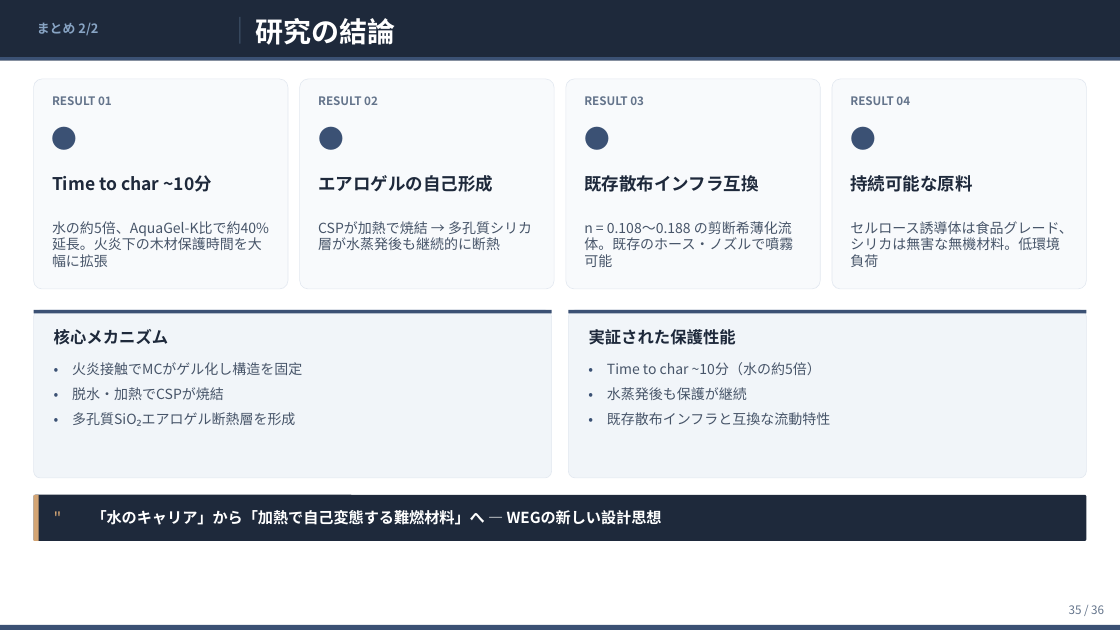
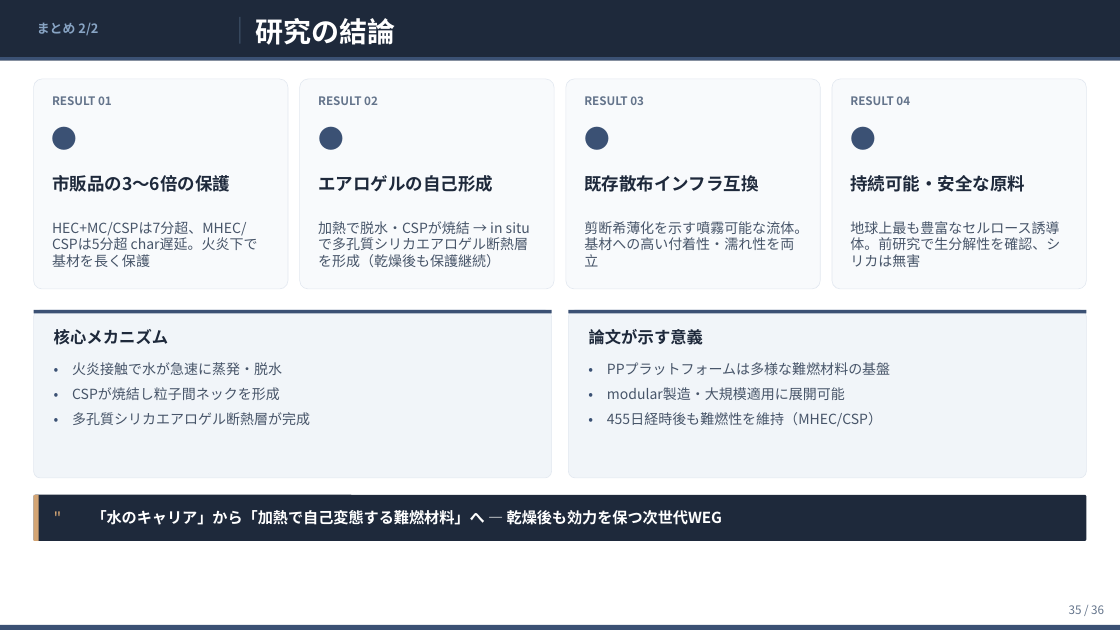
Before and after one commit to ytaisei0525-design/my-first-claude, a slide deck: slide 35 of slides.pptx. Drawn at 1120x630 pixels with LibreOffice and Linux fonts; fonts in the diff are those of the drawing. Boxes give left, top, right and bottom in pixels: in the first picture for what was removed or moved away, otherwise in the second. Text is boxed around its words. In the diff, an @@ line names an element or a change of style, - is before the commit and + after.

```diff
--- a/slides.pptx
+++ b/slides.pptx
@@ text at (52,175,230,192): text changed @@
-Time to char ~10分
+市販品の3〜6倍の保護
@@ text at (850,175,1025,192): text changed @@
-持続可能な原料
+持続可能・安全な原料
@@ text at (52,221,258,267): text changed @@
-水の約5倍、AquaGel-K比で約40%延長。火炎下の木材保護時間を大幅に拡張
+HEC+MC/CSPは7分超、MHEC/CSPは5分超 char遅延。火炎下で基材を長く保護
@@ text at (318,221,502,267): text changed @@
-CSPが加熱で焼結 → 多孔質シリカ層が水蒸発後も継続的に断熱
+加熱で脱水・CSPが焼結 → in situで多孔質シリカエアロゲル断熱層を形成（乾燥後も保護継続）
@@ text at (584,221,808,267): text changed @@
-n = 0.108〜0.188 の剪断希薄化流体。既存のホース・ノズルで噴霧可能
+剪断希薄化を示す噴霧可能な流体。基材への高い付着性・濡れ性を両立
@@ text at (850,221,1060,267): text changed @@
-セルロース誘導体は食品グレード、シリカは無害な無機材料。低環境負荷
+地球上最も豊富なセルロース誘導体。前研究で生分解性を確認、シリカは無害
@@ text at (589,329,704,345): text changed @@
-実証された保護性能
+論文が示す意義
@@ text at (72,362,282,375): text changed @@
-火炎接触でMCがゲル化し構造を固定
+火炎接触で水が急速に蒸発・脱水
@@ text at (72,387,280,400): text changed @@
-脱水・加熱でCSPが焼結
+CSPが焼結し粒子間ネックを形成
@@ text at (607,362,890,375): text changed @@
-Time to char ~10分（水の約5倍）
+PPプラットフォームは多様な難燃材料の基盤
@@ text at (607,387,845,400): text changed @@
-水蒸発後も保護が継続
+modular製造・大規模適用に展開可能
@@ text at (72,412,310,425): text changed @@
-多孔質SiO₂エアロゲル断熱層を形成
+多孔質シリカエアロゲル断熱層が完成
@@ text at (607,412,882,427): text changed @@
-既存散布インフラと互換な流動特性
+455日経時後も難燃性を維持（MHEC/CSP）
@@ text at (92,510,722,525): text changed @@
-「水のキャリア」から「加熱で自己変態する難燃材料」へ ― WEGの新しい設計思想
+「水のキャリア」から「加熱で自己変態する難燃材料」へ ― 乾燥後も効力を保つ次世代WEG
```
Also in this commit, not shown: 1 other slide changed, 3 other files.
